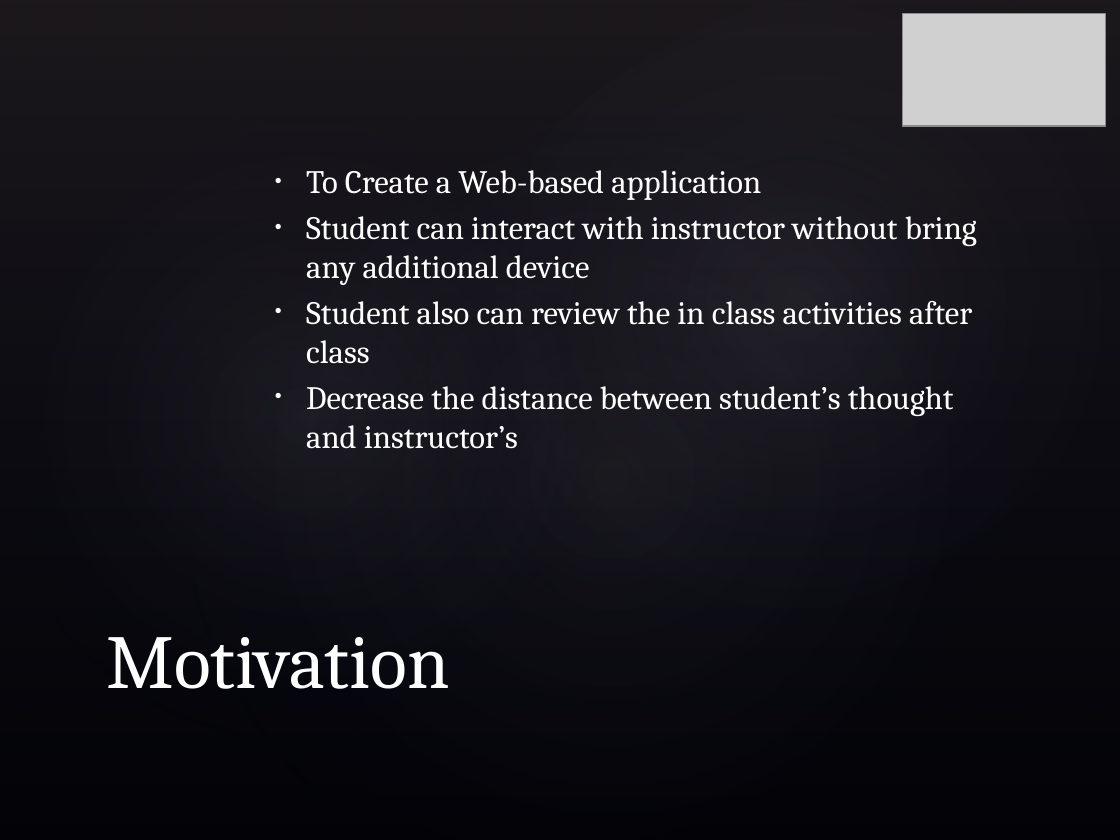
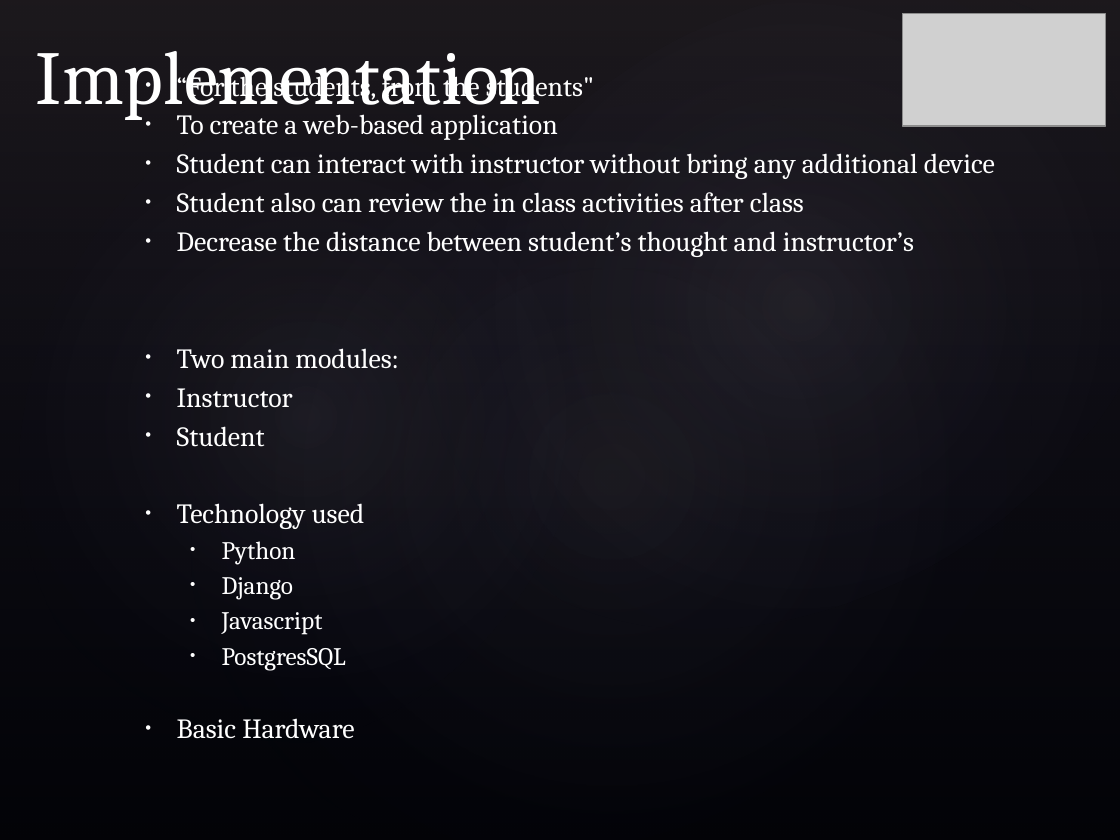
Before and after one commit to hadimuhammad/InPress, a slide deck: slide 4 of Documentation/Presentation.pptx (slide 3 before the commit). Drawn at 1120x840 pixels with LibreOffice and Linux fonts; fonts in the diff are those of the drawing; grey boxes stand for pictures; background and template pictures are left out. Boxes give left, top, right and bottom in pixels: in the first picture for what was removed or moved away, otherwise in the second. Text is boxed around its words. In the diff, an @@ line names an element or a change of style, - is before the commit and + after.

Commit message:
ppt update

```diff
--- a/Documentation/Presentation.pptx
+++ b/Documentation/Presentation.pptx
@@ title added at [36,51,542,121], 49 pt, text #FFFFFF @@
+Implementation
@@ text "“For the students, from the ...": place and size @@
-text "“For the students, from the ..." at [306,170,977,449]
+text "“For the students, from the ..." at [177,70,995,739]
@@ text at [177,70,594,140]: text changed; size 21 to 17.9 pt @@
-• To Create a Web-based application
+• “For the students, from the students"
+• To create a web-based application
@@ text at [177,153,995,257]: size 21 to 17.9 pt in "Student can interact with instructor without bring ...", "Student also can review the in class ...", "Decrease the distance between student’s thought and ..." @@
@@ text at [177,348,399,739]: paragraphs added @@
+• Two main modules:
+• Instructor
+• Student
+• Technology used
+  • Python
+  • Django
+  • Javascript
+  • PostgresSQL
+• Basic Hardware
@@ title removed at [106,637,450,689] @@
-Motivation
```
Also in this commit, not shown: 1 other slide changed, 1 slide added, 1 slide removed.
